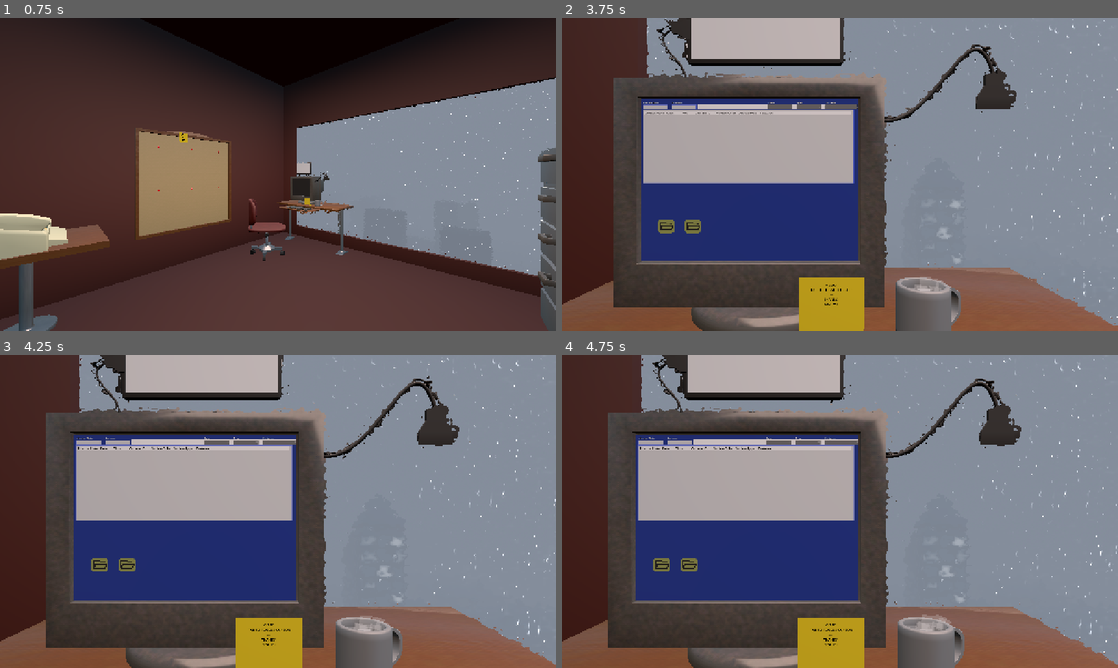
Above: before the commit, frames 1-4 (two rows, left to right).
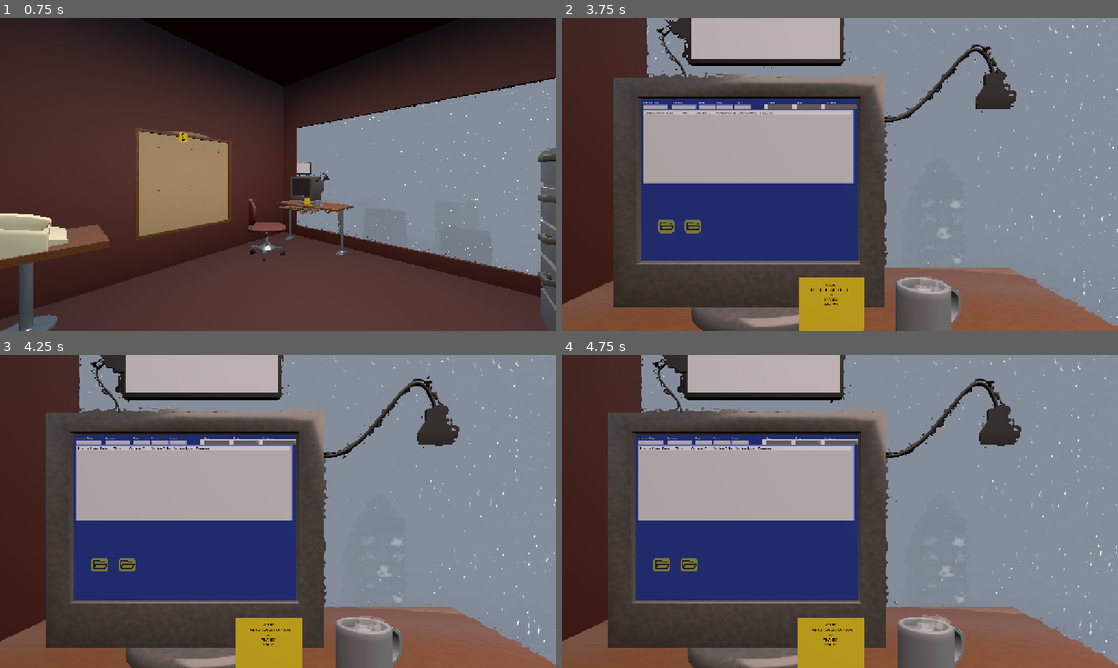
Above: after the commit, the same moments.

Repository: Ciph3rzer0/brackeys-2026.2-trust-no-one
Game: Godot game, scene res://ui/StartMenu.tscn
The game is run twice, just before and just after one commit, with the same random seed, the same clock (stepped at 60 frames per second) and the same inputs. This scene is started directly instead of the project's main scene. Sound files missing from this copy of the repository are replaced by a short silence.
Inputs (mouse positions are in pixels of both pictures, inside the frame that each line leads up to):
- Up to frame 1 (0.75 s): click "Start" at 0.5 s
- Up to frame 2 (3.75 s): tap Enter at 1.25 s; move the mouse to (867, 174) at 1.27 s; hold E (pc_interact) 1.28-2.03 s; hold W (pc_forward) from 1.28 s (still down); click (867, 174) at 1.42 s; tap Space at 1.52, 2.27 s; move the mouse to (812, 174) at 2.02 s; tap Q at 2.1 s; move the mouse to (851, 168) at 2.77 s; hold Ctrl 2.78-3.53 s; tap E (pc_interact) at 3.5 s; move the mouse to (834, 180) at 3.52 s; tap Shift at 3.6 s; click (834, 180) at 3.67 s
- Up to frame 3 (4.25 s): keep holding W (pc_forward); tap Space at 3.77 s
- Up to frame 4 (4.75 s): move the mouse to (1006, 558) at 4.27 s; release W (pc_forward) at 4.28 s; hold A (pc_left) from 4.28 s (still down); hold E (pc_interact) from 4.28 s (still down); tap Space at 4.52 s

Frame 1 is identical in both runs. In frame 2, 0.2% of the frame differs, in the area x 24-37%, y 26-30%; in frame 3, 0.2%, in the area x 23-36%, y 26-29%; in frame 4, 0.2%.
Error in both runs: Invalid assignment of property or key 'plate' with value of type 'String' on a base object of type 'Resource (Quest)'. (res://autoloads/quest_system.gd:19)

Commit message:
feat: date filter

Diff:
--- a/ui/computer-screen/computer_screen.tscn
+++ b/ui/computer-screen/computer_screen.tscn
@@ -47,6 +47,14 @@
 grow_vertical = 2
 theme_override_styles/panel = SubResource("StyleBoxFlat_uhg71")
 
+[node name="TEMPVISIBILITYBACKGROUNDPanel" type="Panel" parent="." unique_id=188545669]
+layout_mode = 0
+offset_left = 731.0
+offset_top = 38.0
+offset_right = 1278.0
+offset_bottom = 73.0
+theme_override_styles/panel = SubResource("StyleBoxFlat_clvma")
+
 [node name="Button" type="Button" parent="." unique_id=1762318741]
 layout_mode = 0
 offset_left = 103.0
@@ -111,13 +119,65 @@
 theme_override_font_sizes/font_size = 15
 text = "Camera:"
 
-[node name="TEMPVISIBILITYBACKGROUNDPanel" type="Panel" parent="." unique_id=188545669]
-layout_mode = 0
-offset_left = 335.0
-offset_top = 38.0
-offset_right = 1278.0
-offset_bottom = 73.0
-theme_override_styles/panel = SubResource("StyleBoxFlat_clvma")
+[node name="DateFilter" type="TextEdit" parent="." unique_id=1025718184]
+unique_name_in_owner = true
+layout_mode = 0
+offset_left = 344.0
+offset_top = 41.0
+offset_right = 444.0
+offset_bottom = 74.0
+script = ExtResource("2_i7m88")
+
+[node name="Label" type="Label" parent="DateFilter" unique_id=16784460]
+layout_mode = 0
+offset_left = 1.0
+offset_top = -25.0
+offset_right = 107.0
+offset_bottom = -2.0
+theme = ExtResource("3_ni5x2")
+theme_type_variation = &"white_text"
+theme_override_font_sizes/font_size = 15
+text = "Date"
+
+[node name="TimeFilter" type="TextEdit" parent="." unique_id=2085964683]
+unique_name_in_owner = true
+layout_mode = 0
+offset_left = 448.0
+offset_top = 41.0
+offset_right = 548.0
+offset_bottom = 74.0
+script = ExtResource("2_i7m88")
+
+[node name="Label" type="Label" parent="TimeFilter" unique_id=1355078998]
+layout_mode = 0
+offset_left = 1.0
+offset_top = -25.0
+offset_right = 107.0
+offset_bottom = -2.0
+theme = ExtResource("3_ni5x2")
+theme_type_variation = &"white_text"
+theme_override_font_sizes/font_size = 15
+text = "Time"
+
+[node name="TimeRangeFilter" type="TextEdit" parent="." unique_id=685891661]
+unique_name_in_owner = true
+layout_mode = 0
+offset_left = 552.0
+offset_top = 41.0
+offset_right = 652.0
+offset_bottom = 74.0
+script = ExtResource("2_i7m88")
+
+[node name="Label" type="Label" parent="TimeRangeFilter" unique_id=499115972]
+layout_mode = 0
+offset_left = 1.0
+offset_top = -25.0
+offset_right = 107.0
+offset_bottom = -2.0
+theme = ExtResource("3_ni5x2")
+theme_type_variation = &"white_text"
+theme_override_font_sizes/font_size = 15
+text = "Range "
 
 [node name="ColorFilter" type="OptionButton" parent="." unique_id=1377963714]
 unique_name_in_owner = true
@@ -211,6 +271,9 @@
 
 [connection signal="filter_changed" from="PlateFilter" to="VehicleSightingsTableView" method="_on_plate_filter_filter_changed"]
 [connection signal="filter_changed" from="CameraFilter" to="VehicleSightingsTableView" method="_on_camera_filter_filter_changed"]
+[connection signal="filter_changed" from="DateFilter" to="VehicleSightingsTableView" method="_on_date_filter_filter_changed"]
+[connection signal="filter_changed" from="TimeFilter" to="VehicleSightingsTableView" method="_on_time_filter_filter_changed"]
+[connection signal="filter_changed" from="TimeRangeFilter" to="VehicleSightingsTableView" method="_on_time_range_filter_filter_changed"]
 [connection signal="filter_changed" from="ColorFilter" to="VehicleSightingsTableView" method="_on_color_filter_filter_changed"]
 [connection signal="filter_changed" from="TypeFilter" to="VehicleSightingsTableView" method="_on_type_filter_filter_changed"]
 [connection signal="filter_changed" from="FeaturesFilter" to="VehicleSightingsTableView" method="_on_features_filter_filter_changed"]
--- a/ui/tables/option_button_filter.gd
+++ b/ui/tables/option_button_filter.gd
@@ -9,6 +9,4 @@
 	item_selected.connect(_on_item_selected)
 
 func _on_item_selected(i: int) -> void:
-	print(i, " ", selected)
-	print(get_item_text(i), " ", get_item_text(selected))
 	filter_changed.emit(get_item_text(i))
--- a/ui/tables/vehicle_sightings/vehicle_sightings_table_view.gd
+++ b/ui/tables/vehicle_sightings/vehicle_sightings_table_view.gd
@@ -30,8 +30,55 @@
 var type_filter := ''
 var features_filter := ''
 
+var date_filter := ''
+var time_filter := ''
+var range_filter := ''
+
 func _filter_rows():
+	var start := -1
+	var end := -1
+
+	if date_filter.length() <= 2 and date_filter.is_valid_int():
+		var date = "2026-08-" + date_filter
+		var time_regex = RegEx.new()
+		var range_regex = RegEx.new()
+
+		# Double backslash is required so GDScript passes '\d' to the engine
+		time_regex.compile("(\\d{1,2}):(\\d{2})")
+		var time_r := time_regex.search(time_filter)
+		if time_r:
+			var hour = time_r.get_string(1).pad_zeros(2)
+			var minute  = time_r.get_string(2)
+			date += "T"+hour+":"+minute+":00"
+
+		start = Time.get_unix_time_from_datetime_string(date)
+
+		# Determine range
+		range_regex.compile("([+-]?)(\\d{1,2})([hm])")
+		var range_r := range_regex.search(range_filter)
+		if range_r:
+			# Individual capture groups
+			var sign_part = range_r.get_string(1)  # Yields "-"
+			var num_part  = range_r.get_string(2)  # Yields "45"
+			var unit_part = range_r.get_string(3)  # Yields "m"
+
+			# Example use case: Convert text to a clean integer
+			var second_range = num_part.to_int() * 60
+
+			if unit_part == "h":
+				second_range *= 60
+
+			end = start + second_range
+
+	#remaining filters
 	for row in _rows:
+		if row.source_row.unix_timestamp < start:
+			row.visible = false
+			continue
+		if end > 0 and row.source_row.unix_timestamp > end:
+			row.visible = false
+			continue
+
 		if plate_filter.length() and !plate_filter.is_subsequence_ofn(row.source_row.vehicle_plate):
 			row.visible = false
 			continue
@@ -52,8 +99,14 @@
 			row.visible = false
 			continue
 
+
+		if features_filter.length() and !features_filter.is_subsequence_ofn(", ".join(row.source_row.vehicle_features)):
+			row.visible = false
+			continue
+
 		row.visible = true
 
+#region Filter signal hooks
 func _on_plate_filter_filter_changed(text: String) -> void:
 	plate_filter = text
 	_filter_rows()
@@ -73,3 +126,16 @@
 func _on_features_filter_filter_changed(text: String) -> void:
 	features_filter = text
 	_filter_rows()
+
+func _on_date_filter_filter_changed(text: String) -> void:
+	date_filter = text
+	_filter_rows()
+
+func _on_time_filter_filter_changed(text: String) -> void:
+	time_filter = text
+	_filter_rows()
+
+func _on_time_range_filter_filter_changed(text: String) -> void:
+	range_filter = text
+	_filter_rows()
+#endregion
